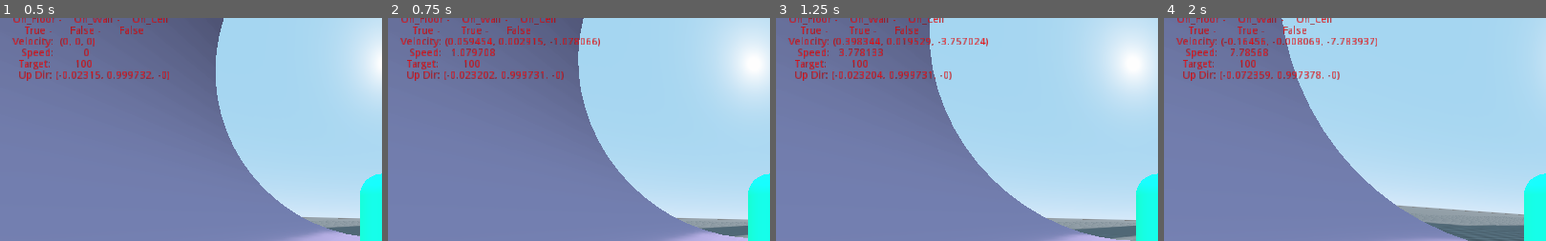
Above: before the commit, frames 1-4 (left to right).
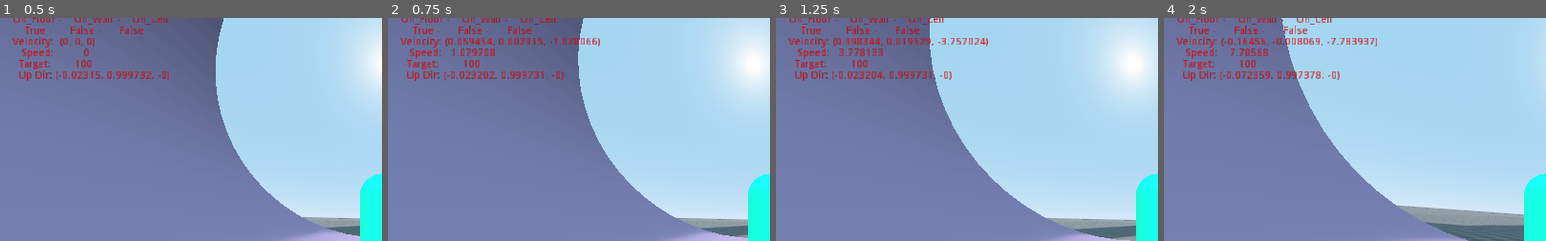
Above: after the commit, the same moments.

Repository: LunarBitz/BiTZ-Engine-gd1.0
Game: Godot game, scene res://Levels/-1/level_1_neg.tscn
Same seed, same stepped clock (60 frames per second), same inputs: the game is played once before the commit and once after it.
Inputs (mouse positions are % of the whole screen's width and height, from its top left):
- Up to frame 1 (0.5 s): no input
- Up to frame 2 (0.75 s): move the mouse to (55, 50) at 0.52 s; hold W (player_move_forward) from 0.53 s (still down)
- Up to frame 3 (1.25 s): keep holding W (player_move_forward)
- Up to frame 4 (2 s): keep holding W (player_move_forward); move the mouse to (45, 50) at 1.27 s
The pictures show only the part of the screen within x 0-50%, y 5-55%; the shares and areas given below are measured in that part.

Frame 1 is identical in both runs. In frame 2, 0.2% of the frame differs, in the area x 18-38%, y 3-8%; in frame 3, 0.2%; in frame 4, 0.2%.

Commit message:
Documentation
Documented some functions

Diff:
--- a/Scripts/Player/player_controller.gd
+++ b/Scripts/Player/player_controller.gd
@@ -136,12 +136,11 @@
 	rotate_mesh_to_velocity(delta)
 
 	movement_vel = apply_input_to_velocity(delta, direction, movement_vel, ACCEL, DEACCEL, 5.0, MAX_SPEED)
-	#movement_vel = velocity_deacceleration(delta, DEACCEL, movement_vel)
 
 	movement_vel = move_and_slide_kinematic(
-		movement_vel, average_normal, velocity_direction,
-		delta, 8, 0.05,
-		deg2rad(MAX_SLOPE_ANGLE), deg2rad(180 + MAX_CEILING_ANGLE),
+		movement_vel, average_normal,
+		8, 0.05,
+		MAX_SLOPE_ANGLE, MAX_CEILING_ANGLE,
 		false, true, true
 	)
 	"""
@@ -149,15 +148,15 @@
 
 
 	movement_vel = move_and_slide_kinematic_with_prediction(
-		movement_vel, average_normal, velocity_direction,
+		movement_vel, average_normal,
 		8, 0.05,
 		MAX_SLOPE_ANGLE, MAX_CEILING_ANGLE,
 		false, true, true
 	)
 	"""
 	gravity_vel = move_and_slide_kinematic(
-		gravity_vel, average_normal, velocity_direction,
-		delta, 4, 0.05,
+		gravity_vel, average_normal,
+		4, 0.05,
 		MAX_STEP_ANGLE, MAX_STEP_ANGLE,
 		true, false, false
 	)
@@ -206,8 +205,10 @@
 	if reset:
 		gravity_vel = Vector3.ZERO
 
+
 func is_walkable(vec):
 	return true if vec.dot(global_transform.basis.y) >= cos_slope else false
+
 
 func align_to_floor():
 
@@ -269,6 +270,7 @@
 	else:
 		v2t = default_value
 	floor_normals[ray_pair[1]] = lerp(floor_normals[ray_pair[1]], v2t, 0.5)
+
 
 func update_ray_normal(ray, max_angle = 40, default_value = Vector3.UP):
 	var cos_slope = cos(max_angle + EPSILON)
@@ -352,11 +354,3 @@
 	var NewMaxSpeed = (temp_vec.length() if bExceedingMaxSpeed else TargetSpeed)
 	temp_vec += ControlAcceleration * abs(Acceleration) * DeltaTime
 	return get_clamped_vector3(temp_vec, NewMaxSpeed)
-
-
-func velocity_deacceleration(DeltaTime, Deacceleration, vec):
-	# Dampen velocity magnitude based on deceleration.
-	if vec.length_squared() > 0.0:
-		var VelSize = max(vec.length() - abs(Deacceleration) * DeltaTime, 0.0);
-		vec = vec.normalized() * VelSize;
-	return vec
--- a/Scripts/bitz_kinematic_body.gd
+++ b/Scripts/bitz_kinematic_body.gd
@@ -17,22 +17,21 @@
 var cos_slope = 0.707
 var cos_ceil = 0.707
 
+
 # Called when the node enters the scene tree for the first time.
 func _ready() -> void:
 	cos_slope = cos(deg2rad(MAX_SLOPE_ANGLE))
 	cos_ceil = cos(deg2rad(180 + MAX_CEILING_ANGLE))
 
 
-# Called every frame. 'delta' is the elapsed time since the previous frame.
-#func _process(delta: float) -> void:
-#	pass
-
 func get_floor_normal():
 	return floor_normal
 
+
 func get_floor_velocity():
 	return floor_velocity
 
+
 func is_on_ceiling():
 	return on_ceiling
 
@@ -44,33 +43,45 @@
 func is_on_wall():
 	return on_wall
 
+
 func get_collision():
 	return current_collision
 
+
 func apply_velocity_with_prediction(delta, vel, scope = 1.0):
+	# Test collision in the future
 	var future_col = move_and_collide(vel * scope * delta, true, false, true)
-	if (!future_col):
+
+	if !future_col:
+		# We didn't hit anything, just move like normal
 		return move_and_slide_kinematic_with_prediction(
-			vel, global_transform.basis.y, -global_transform.basis.z,
+			vel, global_transform.basis.y,
 			8, 0.05,
 			MAX_SLOPE_ANGLE, MAX_CEILING_ANGLE,
 			false, true, true
 		)
 	else:
+		# We do hit something in the future. Handle before hand
 		if future_col.normal.dot(global_transform.basis.y) >= cos(deg2rad(45.0)):
+			# Happens to be a valid floor so we compesate to avoid physical slow downs
+
+			# Adjust motion to be parralel to the future collision normal
 			var correction_motion = vel.length()*vel.slide(future_col.normal).normalized()
 			var v_a = vel
 			var v_b = move_and_slide_kinematic_with_prediction(
-				correction_motion, future_col.normal, -global_transform.basis.z,
+				correction_motion, future_col.normal,
 				8, 0.05,
 				MAX_SLOPE_ANGLE, MAX_CEILING_ANGLE,
 				false, true, true
 			)
 
+			# Don't snap to the future velocity as that may dislodge the player from the floor.
+			# Ease into it as the player gains speed where such prediction will actually be helpful
 			return v_a.linear_interpolate(v_b, abs(vel.length()) / (target_speed * .5))
 		else:
+			# Wasn't a valid floor. Don't compesate and move normally
 			return move_and_slide_kinematic_with_prediction(
-				vel, global_transform.basis.y, -global_transform.basis.z,
+				vel, global_transform.basis.y,
 				8, 0.05,
 				MAX_SLOPE_ANGLE, MAX_CEILING_ANGLE,
 				false, true, true
@@ -80,85 +91,10 @@
 func move_and_slide_kinematic(
 	var lv,
 	var floor_direction = Vector3(0,1,0),
-	var foward_direction = Vector3(0,0,-1),
-	var physics_delta = get_physics_process_delta_time(),
 	var max_slides = 4,
 	var slope_stop_min_velocity = 0.05,
-	var floor_max_angle = deg2rad(45),
-	var ceiling_max_angle = deg2rad(225),
-	var update_floor = true,
-	var update_wall = true,
-	var update_ceiling = true
-):
-	var _cos_slope = cos(deg2rad(floor_max_angle))
-	var _cos_ceil = cos(deg2rad(180 + ceiling_max_angle))
-	var motion = (floor_velocity + lv) * physics_delta
-	floor_velocity = Vector3.ZERO
-
-	if update_floor:
-		on_floor = false
-	if update_ceiling:
-		on_ceiling = false
-	if update_wall:
-		on_wall = false
-
-	while(max_slides):
-		var collision = move_and_collide(motion, true, false)
-		current_collision = collision
-		if collision:
-
-			motion = collision.remainder
-			floor_normal = collision.normal
-
-			if collision.normal.dot(floor_direction) >= _cos_slope:
-				if update_floor:
-					on_floor = true
-
-				floor_velocity = collision.collider_velocity
-
-				var rel_v = lv - floor_velocity
-				var hor_v = rel_v - floor_direction * floor_direction.dot(rel_v)
-
-				if collision.get_travel().length() < 0.05 and hor_v.length() < slope_stop_min_velocity:
-					var gt = get_global_transform()
-					gt.origin -= collision.travel
-					set_global_transform(gt)
-					return (floor_velocity - floor_direction * floor_direction.dot(floor_velocity))
-
-			elif collision.normal.dot(floor_direction) < _cos_slope and collision.normal.dot(floor_direction) > _cos_ceil and sqrt(lv.length_squared()) > slope_stop_min_velocity:
-				if update_wall:
-					on_wall = true
-
-					var d = collision.normal.dot(lv)
-					if (d < _cos_ceil or d > _cos_slope):
-						lv = lerp(lv, Vector3.ZERO, 0.1)
-						break
-
-			elif collision.normal.dot(floor_direction) <= _cos_ceil:
-				if update_ceiling:
-					on_ceiling = true
-
-			var n = collision.normal
-			motion = motion.slide(n)
-			lv = lv.slide(n)
-		else:
-			break
-
-		max_slides -= 1
-		if motion.length() == 0:
-			break
-
-	return lv
-
-
-func move_and_slide_kinematic_with_prediction(
-	var lv = Vector3.ZERO,
-	var floor_direction = Vector3(0,1,0),
-	var foward_direction = Vector3(0,0,-1),
-	var max_slides = 4,
-	var slope_stop_min_velocity = 0.05,
-	var floor_max_angle = deg2rad(45),
-	var ceiling_max_angle = deg2rad(225),
+	var floor_max_angle = 45,
+	var ceiling_max_angle = 225,
 	var update_floor = true,
 	var update_wall = true,
 	var update_ceiling = true
@@ -169,6 +105,7 @@
 	var motion = (floor_velocity + lv) * physics_delta
 	floor_velocity = Vector3.ZERO
 
+	# Reset player collision states if we want to properly update them later
 	if update_floor:
 		on_floor = false
 	if update_ceiling:
@@ -176,32 +113,20 @@
 	if update_wall:
 		on_wall = false
 
+	# Loop collision checking with max slide amount for continous collision
 	while(max_slides):
-		var collision
-		var future_collision = move_and_collide(motion, true, false, true)
-		var invalid_floor = false
-
-		while !invalid_floor:
-			if future_collision:
-				if future_collision.normal.dot(floor_direction) >= _cos_slope and max_slides:
-					var v_a = (floor_velocity + lv)
-					var v_b = v_a.length() * v_a.slide(future_collision.normal).normalized()
-					motion = v_a.linear_interpolate(v_b, abs(v_a.length()) / (target_speed * .5)) * physics_delta
-					future_collision = move_and_collide(motion, true, false, true)
-					max_slides -= 1
-				else:
-					invalid_floor = true
-			else:
-				invalid_floor = true
-
-		collision = move_and_collide(motion, true, false)
+
+		# Idmeddiately move our player
+		var collision = move_and_collide(motion, true, false)
+		current_collision = collision
 
 		if collision:
-			current_collision = collision
+			# Update for any possible future collisions and for value retrievals
 			motion = collision.remainder
 			floor_normal = collision.normal
 
 			if collision.normal.dot(floor_direction) >= _cos_slope:
+				# We're on the floor!
 				if update_floor:
 					on_floor = true
 
@@ -210,6 +135,7 @@
 				var rel_v = lv - floor_velocity
 				var hor_v = rel_v - floor_direction * floor_direction.dot(rel_v)
 
+				# TBH, I don't know what this does. Just translated from the source code of GODOT
 				if collision.get_travel().length() < 0.05 and hor_v.length() < slope_stop_min_velocity:
 					var gt = get_global_transform()
 					gt.origin -= collision.travel
@@ -217,26 +143,161 @@
 					return (floor_velocity - floor_direction * floor_direction.dot(floor_velocity))
 
 			elif collision.normal.dot(floor_direction) < _cos_slope and collision.normal.dot(floor_direction) > _cos_ceil and sqrt(lv.length_squared()) > slope_stop_min_velocity:
+				# We're hitting a wall
 				if update_wall:
 					on_wall = true
 
+					# Dot test for wall sliding
 					var d = collision.normal.dot(lv)
+
+					# If we're not within the tolerants set by are wall/ceiling values, we don't slide but instead nullify our velocity.
+					# This prevents velocity accumulation on walls which would shoot our player instantaneous the moment we reach the corners of walls
 					if (d < _cos_ceil or d > _cos_slope):
-						lv = lerp(lv, Vector3.ZERO, 0.1)
+						# Add a bit of interpolation for a small chance of recovery then break from the while loop
+						lv = lerp(lv, Vector3.ZERO, 0.25) #0.1 was the original value
 						break
 
 			elif collision.normal.dot(floor_direction) <= _cos_ceil:
+				# We're hitting a ceiling
 				if update_ceiling:
 					on_ceiling = true
 
+			# Update motion for the next set of collisions
+			var n = collision.normal
+			motion = motion.slide(n)
+			lv = lv.slide(n)
+
+		else:
+			# We had absolutely no collisions occur, save resources by breaking loop
+			break
+
+		# Decrement max slides by 1 so that we don't get stuck in the future
+		max_slides -= 1
+
+		# If we have no speed, why do any collision checks? just break the loop and stick with the last set of info in that case
+		if motion.length() == 0:
+			break
+
+	# DONE!! ^w^
+	# Give the user their new velocity back for feedback looping and future usage
+	return lv
+
+
+func move_and_slide_kinematic_with_prediction(
+	var lv = Vector3.ZERO,
+	var floor_direction = Vector3(0,1,0),
+	var max_slides = 4,
+	var slope_stop_min_velocity = 0.05,
+	var floor_max_angle = 45,
+	var ceiling_max_angle = 225,
+	var update_floor = true,
+	var update_wall = true,
+	var update_ceiling = true
+):
+	var physics_delta = get_physics_process_delta_time()
+	var _cos_slope = cos(deg2rad(floor_max_angle))
+	var _cos_ceil = cos(deg2rad(180 + ceiling_max_angle))
+	var motion = (floor_velocity + lv) * physics_delta
+	floor_velocity = Vector3.ZERO
+
+	# Reset player collision states if we want to properly update them later
+	if update_floor:
+		on_floor = false
+	if update_ceiling:
+		on_ceiling = false
+	if update_wall:
+		on_wall = false
+
+	# Loop collision checking with max slide amount for continous collision
+	while max_slides:
+		var future_collision = move_and_collide(motion, true, false, true) # Perform test collision first for prediction
+		var invalid_floor = false
+
+		# Second loop of collision for predictions only
+		while !invalid_floor and max_slides:
+			if future_collision:
+				if future_collision.normal.dot(floor_direction) >= _cos_slope and max_slides:
+					# We have made contact with a valid floor in the future given the floor_max_angle provided
+					var v_a = (floor_velocity + lv)
+					var v_b = v_a.length() * v_a.slide(future_collision.normal).normalized()
+
+					# Interpolate between the current velocity and the future velocity as we increase in speed
+					motion = v_a.linear_interpolate(v_b, abs(v_a.length()) / (target_speed * .5)) * physics_delta
+
+					# Keep making a future collision checks with the newly calculated motion instead until we don't hit a valid floor
+					future_collision = move_and_collide(motion, true, false, true)
+
+					# Decrement max slides by 1 so that we don't get stuck in the future
+					max_slides -= 1
+				else:
+					# We didn't hit a valid floor in the future. Could be a wall or ceiling but we don't care here. Just set the flag to exit the loop
+					invalid_floor = true
+			else:
+				# We didn't hit anything in the future. Set the flag to exit the loop
+				invalid_floor = true
+
+		# We alreay did the future check collision. Actually move with the newly calculated motion now
+		var collision = move_and_collide(motion, true, false)
+
+		if collision:
+			# Update for any possible future collisions and for value retrievals
+			current_collision = collision
+			motion = collision.remainder
+			floor_normal = collision.normal
+
+			if collision.normal.dot(floor_direction) >= _cos_slope:
+				# We're on the floor!
+				if update_floor:
+					on_floor = true
+
+				floor_velocity = collision.collider_velocity
+
+				var rel_v = lv - floor_velocity
+				var hor_v = rel_v - floor_direction * floor_direction.dot(rel_v)
+
+				# TBH, I don't know what this does. Just translated from the source code of GODOT
+				if collision.get_travel().length() < 0.05 and hor_v.length() < slope_stop_min_velocity:
+					var gt = get_global_transform()
+					gt.origin -= collision.travel
+					set_global_transform(gt)
+					return (floor_velocity - floor_direction * floor_direction.dot(floor_velocity))
+
+			elif collision.normal.dot(floor_direction) < _cos_slope and collision.normal.dot(floor_direction) > _cos_ceil and sqrt(lv.length_squared()) > slope_stop_min_velocity:
+				# We're hitting a wall
+				if update_wall:
+					on_wall = true
+
+					# Dot test for wall sliding
+					var d = collision.normal.dot(lv)
+
+					# If we're not within the tolerants set by are wall/ceiling values, we don't slide but instead nullify our velocity.
+					# This prevents velocity accumulation on walls which would shoot our player instantaneous the moment we reach the corners of walls
+					if (d < _cos_ceil or d > _cos_slope):
+						# Add a bit of interpolation for a small chance of recovery then break from the while loop
+						lv = lerp(lv, Vector3.ZERO, 0.25) #0.1 was the original value
+						break
+
+			elif collision.normal.dot(floor_direction) <= _cos_ceil:
+				# We're hitting a ceiling
+				if update_ceiling:
+					on_ceiling = true
+
+
+			# Update motion for the next set of collisions
 			var n = collision.normal
 			motion = motion.slide(n)
 			lv = lv.slide(n)
 		else:
+			# We had absolutely no collisions occur, save resources by breaking loop
 			break
 
+		# Decrement max slides by 1 so that we don't get stuck in the future
 		max_slides -= 1
+
+		# If we have no speed, why do any collision checks? just break the loop and stick with the last set of info in that case
 		if motion.length() == 0:
 			break
 
+	# DONE!! ^w^
+	# Give the user their new velocity back for feedback looping and future usage
 	return lv
